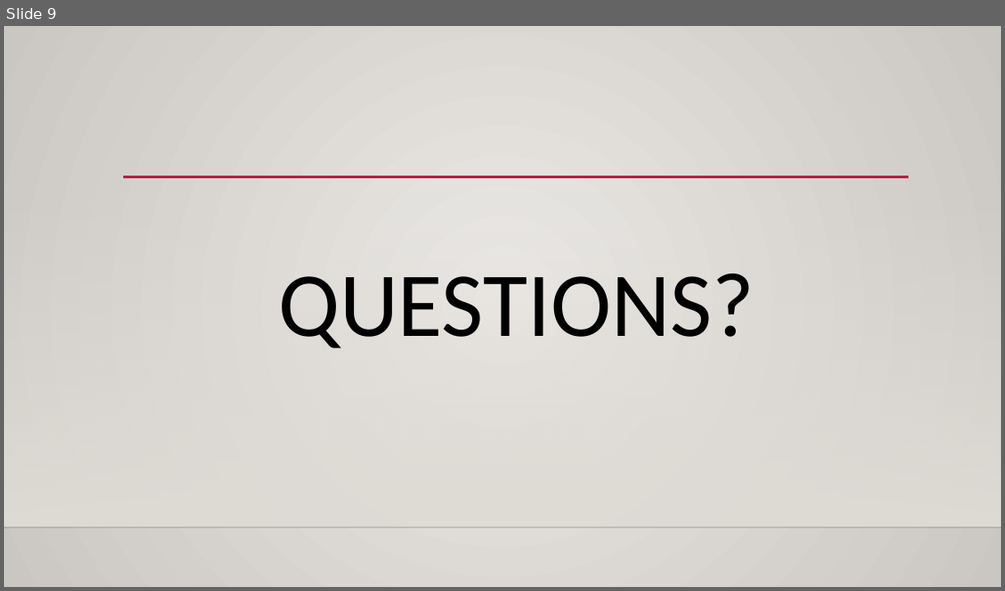
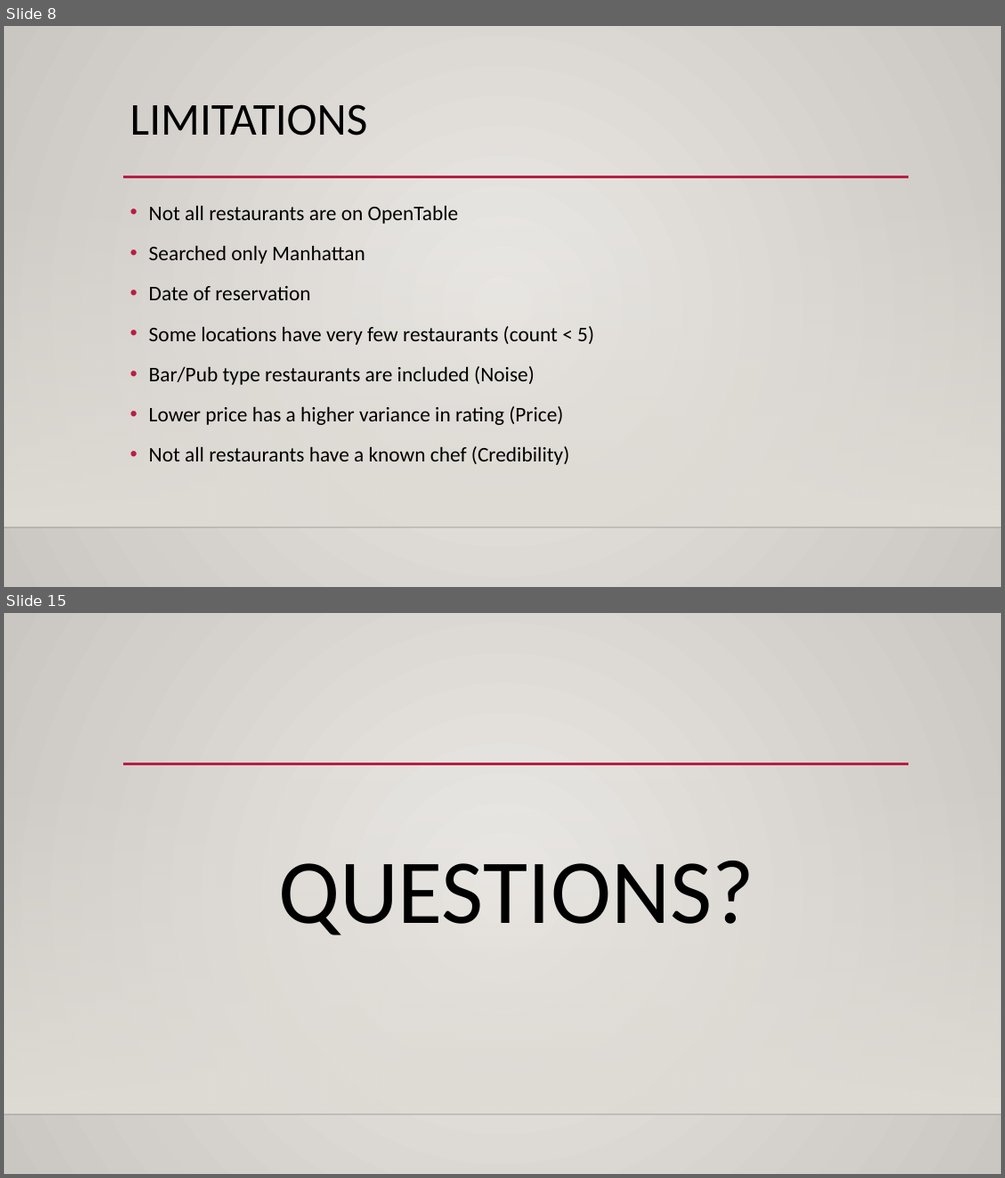
Before and after one commit to qnguyen793/Web_Scraping_Project, a slide deck: Open Table Presentation.pptx. Shown one above the other, each under a label of ours: slide 9 before the commit, slides 8 and 15 after it; the slides between them are not shown. The pictures are 1005x591 and 1005x1178 pixels, drawn with LibreOffice and Linux fonts; fonts in the diff are those of the drawing; background and template pictures are left out. Boxes give left, top, right and bottom in pixels: in the first picture for what was removed or moved away, otherwise in the second. Text is boxed around its words. In the diff, an @@ line names an element or a change of style, - is before the commit and + after.

```diff
--- a/Open Table Presentation.pptx
+++ b/Open Table Presentation.pptx
@@ slide 8 added at [4,26,1001,587], background gradient #ECEAE7 to #CAC7C1; not listed: 3 template elements that a slide beside it also shows @@
@@ title added at [130,104,368,135], 44 pt, text #000000 @@
+LIMITATIONS
@@ text added at [149,205,594,465], 20 pt, text #000000 @@
+• Not all restaurants are on OpenTable
+• Searched only Manhattan
+• Date of reservation
+• Some locations have very few restaurants (count < 5)
+• Bar/Pub type restaurants are included (Noise)
+• Lower price has a higher variance in rating (Price)
+• Not all restaurants have a known chef (Credibility)
@@ what was slide 9 is now slide 15 @@
```
Also in this commit, not shown: 4 slides changed, 9 other slides added, 4 slides removed, 9 other files.
